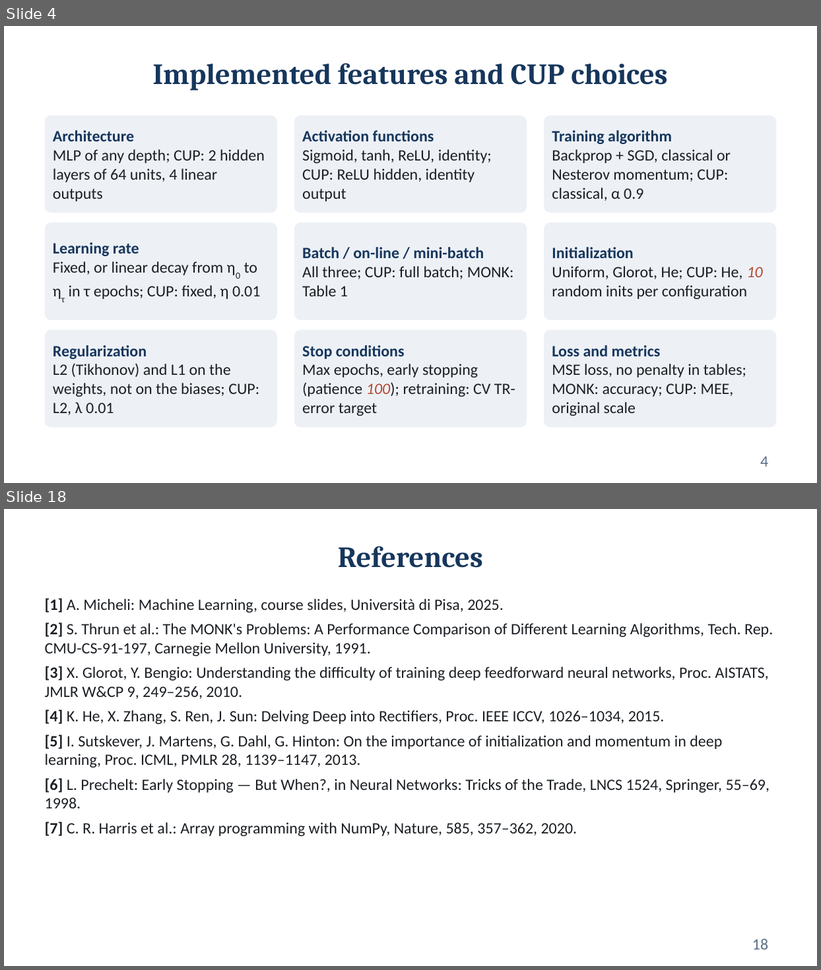
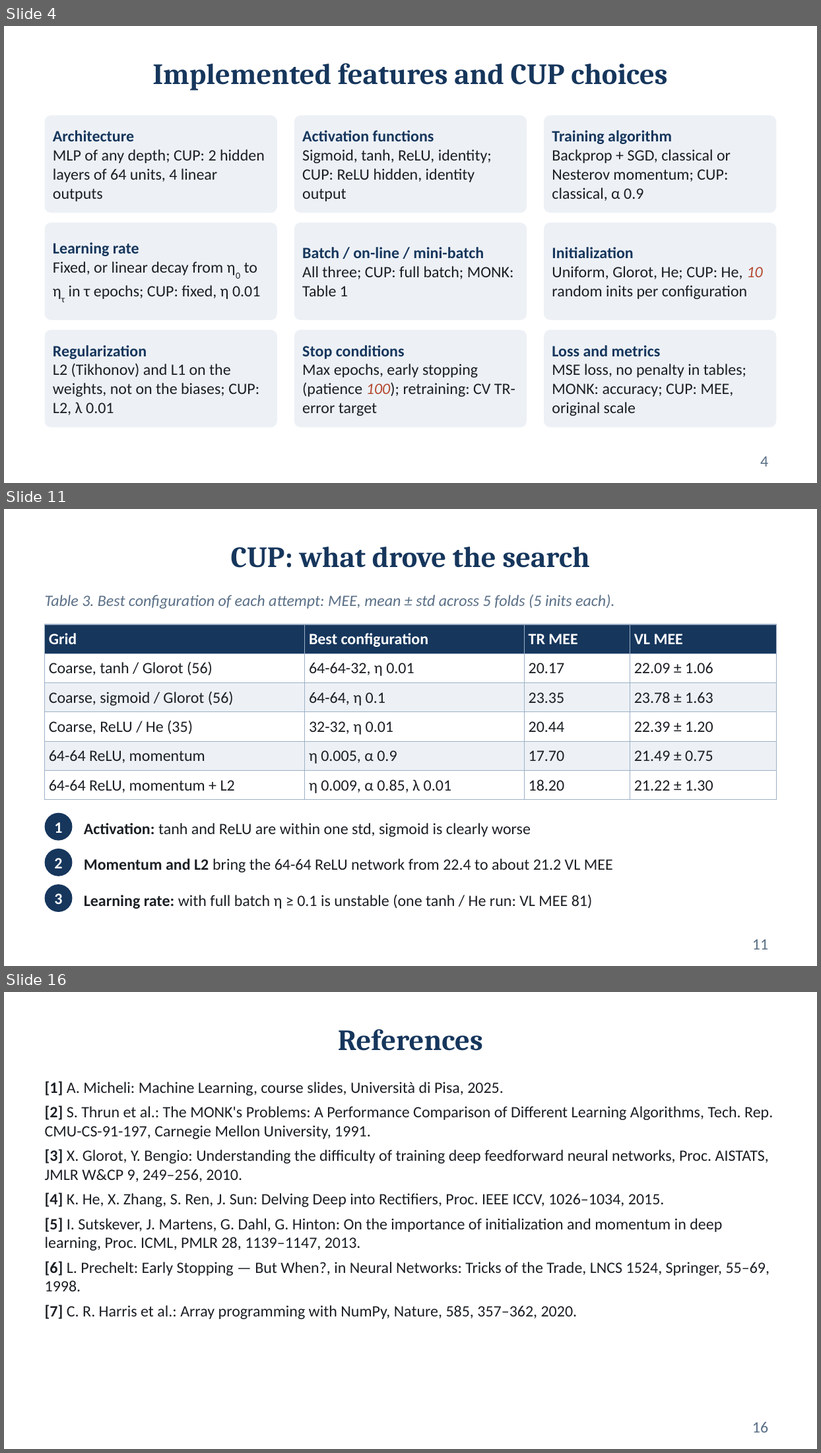
Before and after one commit to Fred-ef/ml_proj, a slide deck: Federico_Cristofaro_ML-2025_slides.pptx. Shown one above the other, each under a label of ours: slides 4 and 18 before the commit, slides 4, 11 and 16 after it; the slides between them are not shown. The pictures are 821x970 and 821x1453 pixels, drawn with LibreOffice and Linux fonts; fonts in the diff are those of the drawing. Boxes give left, top, right and bottom in pixels: in the first picture for what was removed or moved away, otherwise in the second. Text is boxed around its words. In the diff, an @@ line names an element or a change of style, - is before the commit and + after.

```diff
--- a/Federico_Cristofaro_ML-2025_slides.pptx
+++ b/Federico_Cristofaro_ML-2025_slides.pptx
@@ slide 11 added at (4,509,817,966), background #FFFFFF @@
@@ title added at (231,547,590,568), 26 pt, text #16365C, bold @@
+CUP: what drove the search
@@ text added at (45,594,614,609), 14 pt, text #5A6F86, italic @@
+Table 3. Best configuration of each attempt: MEE, mean ± std across 5 folds (5 inits each).
@@ table added at (45,625,776,796), 6 rows, 4 columns @@
+Grid | Best configuration | TR MEE | VL MEE
+Coarse, tanh / Glorot (56) | 64-64-32, η 0.01 | 20.17 | 22.09 ± 1.06
+Coarse, sigmoid / Glorot (56) | 64-64, η 0.1 | 23.35 | 23.78 ± 1.63
+Coarse, ReLU / He (35) | 32-32, η 0.01 | 20.44 | 22.39 ± 1.20
+64-64 ReLU, momentum | η 0.005, α 0.9 | 17.70 | 21.49 ± 0.75
+64-64 ReLU, momentum + L2 | η 0.009, α 0.85, λ 0.01 | 18.20 | 21.22 ± 1.30
@@ ellipse added at (45,813,72,841), fill #16365C @@
@@ text added at (54,823,62,833), 14 pt, text #FFFFFF, bold @@
+1
@@ text added at (84,823,531,837), 14 pt, text #1B1F24 @@
+Activation: tanh and ReLU are within one std, sigmoid is clearly worse
@@ ellipse added at (45,849,72,877), fill #16365C @@
@@ text added at (54,858,62,869), 14 pt, text #FFFFFF, bold @@
+2
@@ text added at (84,859,613,873), 14 pt, text #1B1F24 @@
+Momentum and L2 bring the 64-64 ReLU network from 22.4 to about 21.2 VL MEE
@@ ellipse added at (45,885,72,912), fill #16365C @@
@@ text added at (54,894,62,904), 14 pt, text #FFFFFF, bold @@
+3
@@ text added at (84,894,593,909), 14 pt, text #1B1F24 @@
+Learning rate: with full batch η ≥ 0.1 is unstable (one tanh / He run: VL MEE 81)
@@ page number added at (752,939,768,950), 14 pt, text #5A6F86 @@
+11
@@ what was slide 18 is now slide 16 @@
@@ page number at (752,1422,768,1433): text changed @@
-18
+16
```
Also in this commit, not shown: 10 slides changed, 4 other slides added, 10 slides removed, 1 other file.
